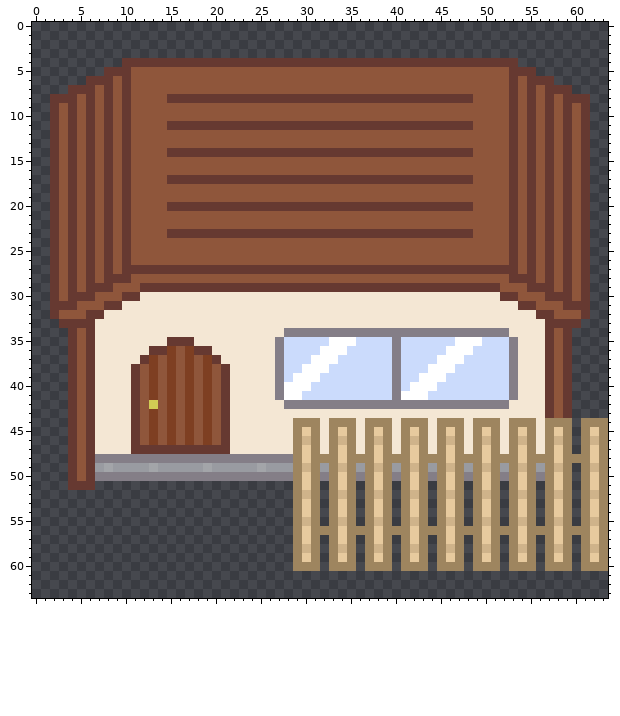
Pixel-art sprite -- BambooBytes/Assets/Art/shop1.png. This is how it looked before the edit.
The file is 64x64 pixels. Colours within 5 levels of each other are drawn and written as one.
After the commit:
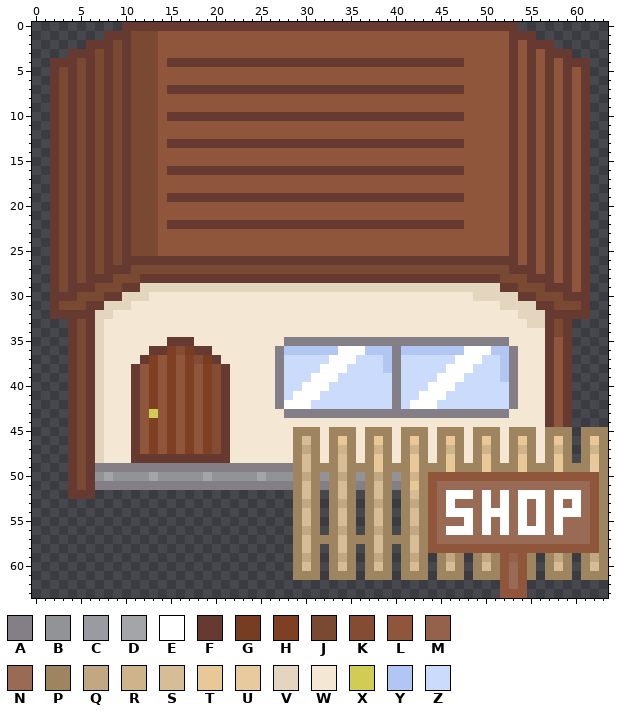
Palette (. is transparent): A #847e87  B #919396  C #999ba1  D #a3a5a9  E #ffffff  F #663931  G #763d23  H #7e3f22  J #794932  K #844c32  L #8f563b  M #94614a  N #996a54  P #9e855f  Q #c1a883  R #cfb38a  S #d7bd95  T #e8c897  U #e7ca9e  V #e4d5be  W #f4e7d4  X #d1cc54  Y #b1c6f2  Z #cbdbfc
Diff:
Changed rows in their new state; - is an unchanged pixel.
first column x 2:
 0 --------FFFFFFFFFFFFFFFFFFFFFFFFFFFFFFFFFFFFFFFFFFFF----------
 1 ------FFFJJJLLLLLLLLLLLLLLLLLLLLLLLLLLLLLLLLLLLLLLLFFF--------
 2 ----FFFJFJJJLLLLLLLLLLLLLLLLLLLLLLLLLLLLLLLLLLLLLLLFLFFF------
 3 --FFFJFJFJJJLLLLLLLLLLLLLLLLLLLLLLLLLLLLLLLLLLLLLLLFLFLFFF----
 4 FFFJFJFJ-JJJL---------------------------------LLLLL-LFLFLFFF--
 5 FJFJFJ-J-JJJ----------------------------------------L-LFLFLF--
 6 FJFJ-J-J-JJJ------------------------------------------L-LFLF--
 7 FJ-J-J-J-JJJ-FFFFFFFFFFFFFFFFFFFFFFFFFFFFFFFFF----------L-LF--
 8 -J-J-J-J-JJJ-LLLLLLLLLLLLLLLLLLLLLLLLLLLLLLLLLL-----------L---
 9 -J-J-J-J-JJJ--------------------------------------------------
10 -J-J-J-J-JJJ-FFFFFFFFFFFFFFFFFFFFFFFFFFFFFFFFF----------------
11 -J-J-J-J-JJJ-LLLLLLLLLLLLLLLLLLLLLLLLLLLLLLLLLL---------------
12 -J-J-J-J-JJJ--------------------------------------------------
13 -J-J-J-J-JJJ-FFFFFFFFFFFFFFFFFFFFFFFFFFFFFFFFF----------------
14 -J-J-J-J-JJJ-LLLLLLLLLLLLLLLLLLLLLLLLLLLLLLLLLL---------------
15 -J-J-J-J-JJJ--------------------------------------------------
16 -J-J-J-J-JJJ-FFFFFFFFFFFFFFFFFFFFFFFFFFFFFFFFF----------------
17 -J-J-J-J-JJJ-LLLLLLLLLLLLLLLLLLLLLLLLLLLLLLLLLL---------------
18 -J-J-J-J-JJJ--------------------------------------------------
19 -J-J-J-J-JJJ-FFFFFFFFFFFFFFFFFFFFFFFFFFFFFFFFF----------------
20 -J-J-J-J-JJJ-LLLLLLLLLLLLLLLLLLLLLLLLLLLLLLLLLL---------------
21 -J-J-J-J-JJJ--------------------------------------------------
22 -J-J-J-J-JJJ-FFFFFFFFFFFFFFFFFFFFFFFFFFFFFFFFF----------------
23 -J-J-J-J-JJJ-LLLLLLLLLLLLLLLLLLLLLLLLLLLLLLLLLL---------------
24 -J-J-J-J-JJJ--------------------------------------------------
25 -J-J-J-J-JJJ--------------------------------------------------
26 -J-J-J-J-FFFFFFFFFFFFFFFFFFFFFFFFFFFFFFFFFFFFFFFFFF-----------
27 -J-J-J-F-JJJJJJJJJJJJJJJJJJJJJJJJJJJJJJJJJJJJJJJJJJ-F---------
28 -J-J-F-JJJFFFFFFFFFFFFFFFFFFFFFFFFFFFFFFFFFFFFFFFFJJJ-F-------
29 -J-F-JJJFFVVVVVVVVVVVVVVVVVVVVVVVVVVVVVVVVVVVVVVVVFFJJJ-F-----
30 -F-JJJFFVVV------------------------------------VVVVVFFJJJ-F---
31 -JJJFFVVV-----------------------------------------VVVVFFJJJ---
32 -FFF-VV---------------------------------------------VVV-FFF---
33 -.-J-V-----------------------------------------------VV-J-.---
34 ---J-V--------------------WWWWWWWWWWWWWWWWWWWWWWWWW-----J-----
35 ---J-V-------------------WAAAAAAAAAAAA-AAAAAAAAAAAAW----------
36 ---J-V--------KG----------YYYYYY-EEYYY-YYYYYYY-EEYY-----------
37 ---J-V----------KG-----------ZZ-EE---Y-----ZZ-EE--Y-----------
38 ---J-V------------K---------ZZ-EE----Y----ZZ-EE---Y-----------
39 ---J-V------------K--------ZZ-EE---------ZZ-EE----Y-----------
40 ---J-V------------K-------ZZ-EE---------ZZ-EE-----------------
41 ---J-V------------K-------Z-EE---------ZZ-EE------------------
42 ---J-V-----H------K------AEEEZZZZZZZZZ-ZEEEZZZZZZZZA----------
43 ---J-V-----X------K-------AAAAAAAAAAAAAAAAAAAAAAAAA-----------
44 ---J-V------------K--------WWW-WWW-WWW-WWW-WWW-WWW-WWW-FLF-...
45 ---J-V------------K---------P---P---P---P---P---P---P---P---P-
46 ---J-V------------K---------S---T---T---T---T---T---T---T---T-
47 ---J-V----LHLHLHLHK---------Q---R---R---R---R---R---R---R---R-
48 ---J-VWWWFFFFFFFFFFFWWWWWWW-S-W-S-W-T-W-T-W-T-W-T-W-T-W-T-.-T-
49 ---J-AAAAAAAAAAAAAAAAAAAAAA-S-P-S-P-T-P-T-P-T-P-T-P-T-P-T-P-U-
50 ---J-BDBBBBDBBBBBDBBBBBDBBB-Q-B-Q-B-Q-B-R-LLLLLLLLLLLLLLLLLLL-
51 ---J-AAAAAAAAAAAAAAAAAAAAAA-S-A-S-A-S-A-T-LNNNNNNNNNNNNNNNNNL-
52 --FFF-----------------------S---S---S---S-LNEEENENENEEENEEENL-
53 ----------------------------Q---Q---Q---Q-LNENNNENENENENENENL-
54 ----------------------------S---S---S---S-LNEEENEEENENENEEENL-
55 ----------------------------S---S---S---S-LNNNENENENENENENNNL-
56 ----------------------------Q-.-Q-.-Q-.-Q-LNEEENENENEEENENNNL-
57 ----------------------------S-P-S-P-S-P-S-LNNNNNNNNNNNNNNNNNL-
58 ----------------------------S---S---S---S-LLLLLLLLLLLLLLLLLLL-
59 ----------------------------Q---Q---Q---Q---Q---Q-LML---Q---Q-
60 ----------------------------S---S---S---S---S---S-LNL---S---S-
61 ---------------------------PPP-PPP-PPP-PPP-PPP-PPPLNLP-PPP-PPP
62 --------------------------------------------------LNL---------
63 --------------------------------------------------LLL---------
